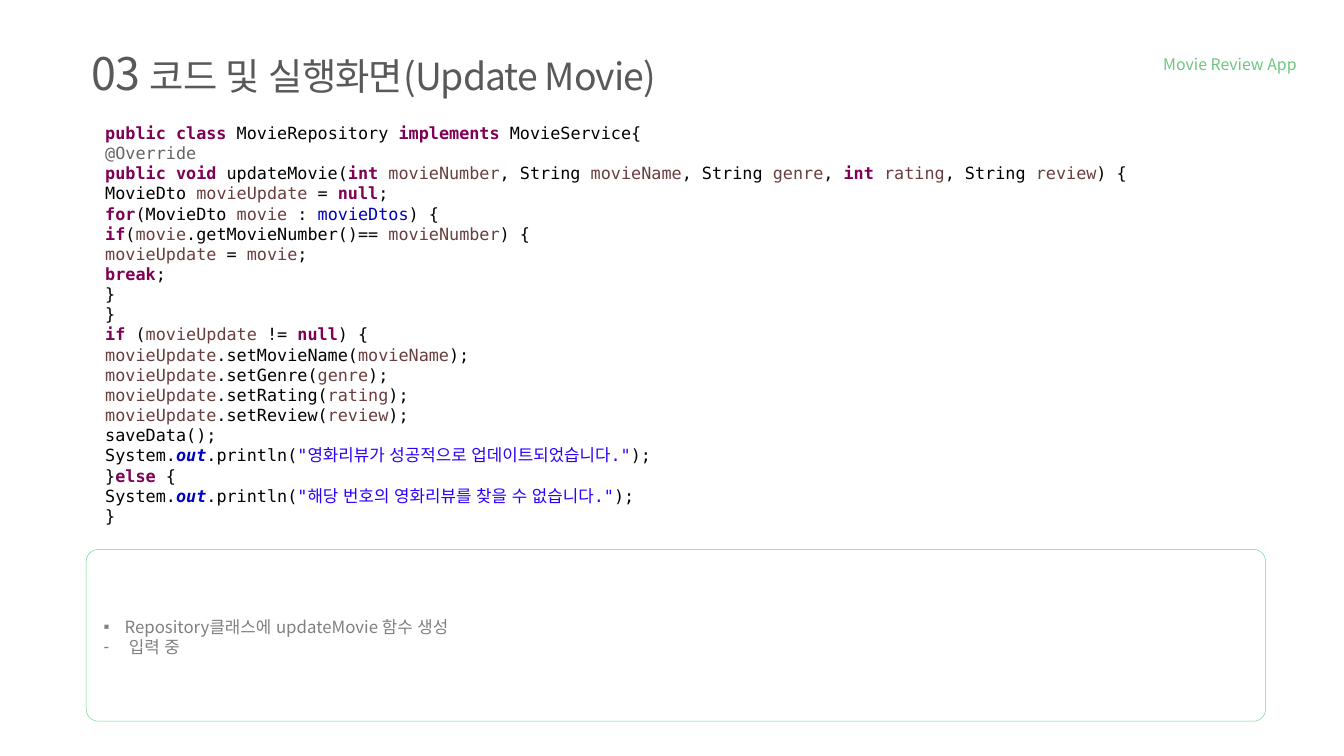
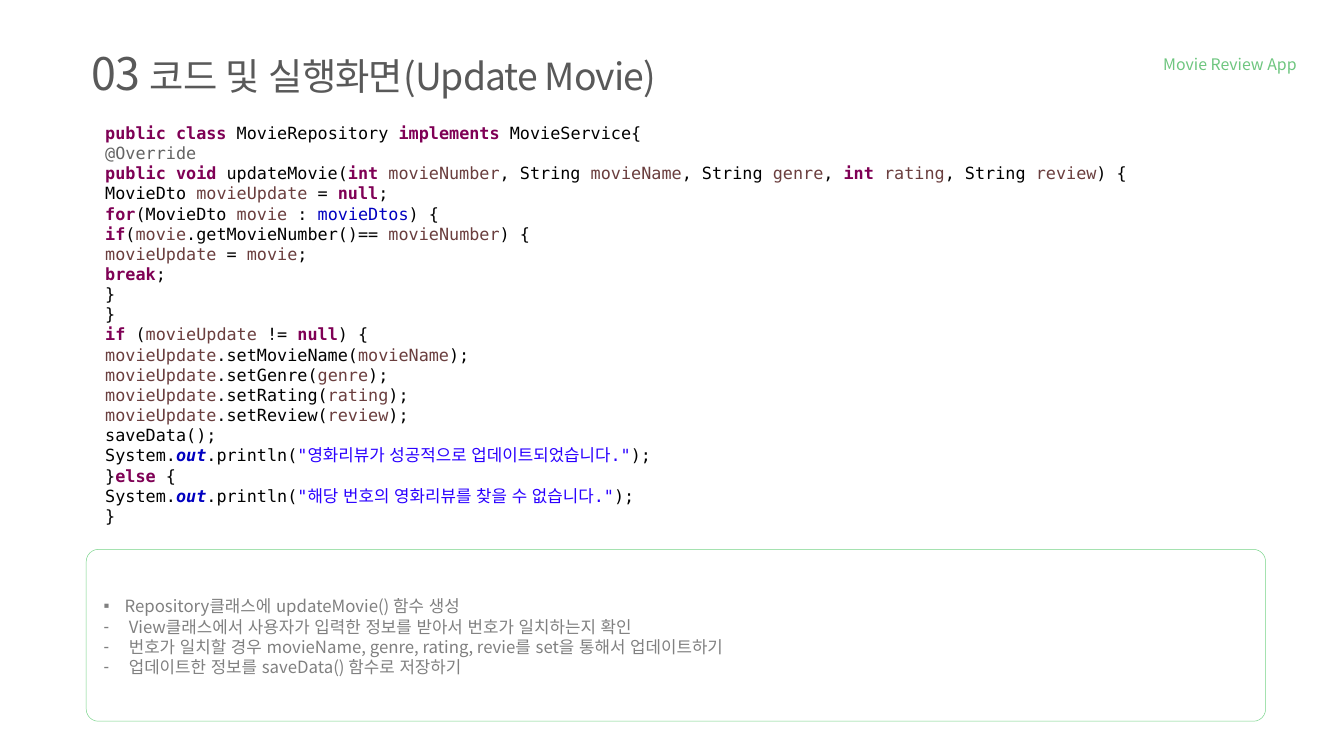
Before and after one commit to tnwjd121/MovieApp, a slide deck: slide 14 of ppt/국비(정보처리기능사)_백수정.pptx (slide 13 before the commit). Drawn at 1344x756 pixels with LibreOffice and Linux fonts; fonts in the diff are those of the drawing; background and template pictures are left out. Boxes give left, top, right and bottom in pixels: in the first picture for what was removed or moved away, otherwise in the second. Text is boxed around its words. In the diff, an @@ line names an element or a change of style, - is before the commit and + after.

```diff
--- a/ppt/국비(정보처리기능사)_백수정.pptx
+++ b/ppt/국비(정보처리기능사)_백수정.pptx
@@ text at <box>125,598,723,676</box>: text changed @@
-▪ Repository클래스에 updateMovie 함수 생성
-– 입력 중
+▪ Repository클래스에 updateMovie() 함수 생성
+– View클래스에서 사용자가 입력한 정보를 받아서 번호가 일치하는지 확인
+– 번호가 일치할 경우 movieName, genre, rating, revie를 set을 통해서 업데이트하기
+– 업데이트한 정보를 saveData() 함수로 저장하기
```
Also in this commit, not shown: 2 other slides changed, 10 slides added, 2 slides removed, 1 other file.
